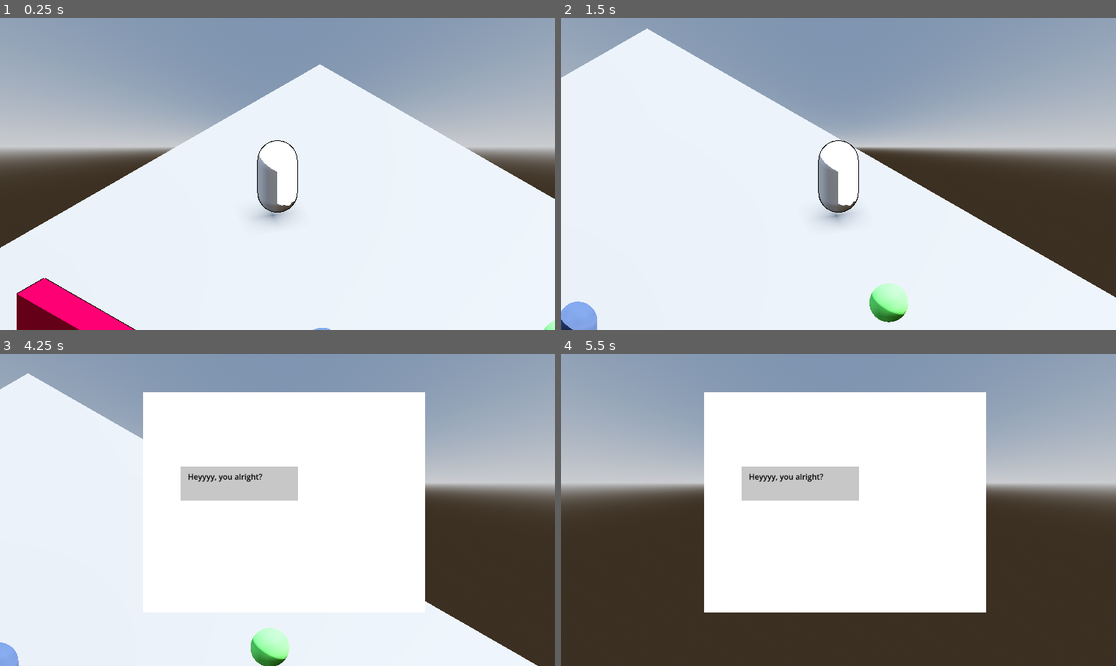
Above: before the commit, frames 1-4 (two rows, left to right).
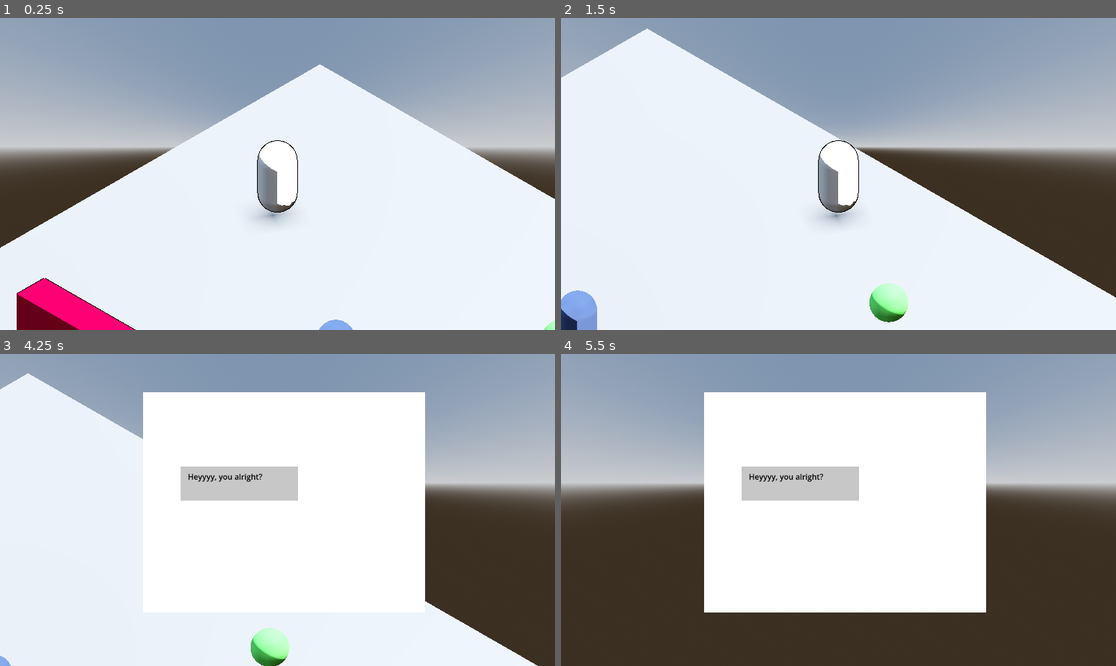
Above: after the commit, the same moments.

Repository: yashGhela/textmeback
Game: Godot game, scene res://levels/devlab.tscn
The game is run twice, just before and just after one commit, with the same random seed, the same clock (stepped at 60 frames per second) and the same inputs. The project has no main scene, so this scene is started directly.
Inputs:
- Up to frame 1 (0.25 s): no input
- Up to frame 2 (1.5 s): tap Enter (ui_accept) at 0.5, 0.77 s; hold D (right) 0.53-1.28 s; hold E (interact) 0.53-1.28 s; hold S (back) from 1.28 s (still down); tap E (interact) at 1.35 s
- Up to frame 3 (4.25 s): tap Enter (ui_accept) at 1.52, 3.02, 3.77 s; release S (back) at 2.03 s; hold D (right) 2.03-2.78 s; hold E (interact) 2.03-2.78 s; hold W (forward) 2.78-3.53 s; tap E (interact) at 2.85 s; hold A (left) from 3.53 s (still down); hold E (interact) from 3.53 s (still down)
- Up to frame 4 (5.5 s): release E (interact) at 4.28 s; tap E (interact) at 4.35 s; tap Enter (ui_accept) at 4.52 s; release A (left) at 5.03 s; hold S (back) from 5.03 s (still down); hold E (interact) from 5.03 s (still down)

The runs differ from the first frame. In frame 1, 0.1% of the frame differs, in the area x 56-64%, y 96-100%; in frame 2, 0.3%, in the area x 0-7%, y 87-100%; in frame 3, 0.2%; in frame 4, nothing differs.

Commit message:
shii man chase still works jsut need to adapt this now for return to path

Diff:
--- a/game-elements/boss.tscn
+++ b/game-elements/boss.tscn
@@ -42,7 +42,7 @@
 
 [node name="StateMachine" type="Node" parent="." unique_id=1883649453 node_paths=PackedStringArray("initial_state")]
 script = ExtResource("5_6khgh")
-initial_state = NodePath("FollowPath")
+initial_state = NodePath("Chase")
 
 [node name="FollowPath" type="Node" parent="StateMachine" unique_id=709931413 node_paths=PackedStringArray("boss")]
 script = ExtResource("7_gwceh")
@@ -84,7 +84,7 @@
 [node name="CollisionShape3D" type="CollisionShape3D" parent="closezone" unique_id=2041151364]
 shape = SubResource("SphereShape3D_bjyle")
 
-[node name="NavigationAgent3D" type="NavigationAgent3D" parent="." unique_id=1183077532]
+[node name="NavigationAgent3D" type="NavigationAgent3D" parent="." unique_id=1183077532 groups=["Boss"]]
 
 [connection signal="area_entered" from="seekzone" to="." method="_on_seekzone_area_entered"]
 [connection signal="area_exited" from="seekzone" to="." method="_on_seekzone_area_exited"]
--- a/levels/devlab.tscn
+++ b/levels/devlab.tscn
@@ -1,6 +1,7 @@
 [gd_scene format=3 uid="uid://p7jh47ljc7oj"]
 
 [ext_resource type="PackedScene" uid="uid://cqmr6h5f2qftu" path="res://game-elements/player.tscn" id="1_hnn2g"]
+[ext_resource type="Script" uid="uid://cn3dg60cx8khu" path="res://scripts/world.gd" id="1_xu15f"]
 [ext_resource type="PackedScene" uid="uid://df1ey8l4lmwag" path="res://game-elements/barrier.tscn" id="2_3xhu2"]
 [ext_resource type="PackedScene" uid="uid://cj8rg2108d8iu" path="res://game-elements/wifi_point.tscn" id="3_r31pu"]
 [ext_resource type="PackedScene" uid="uid://c6f3jondvu7h8" path="res://game-elements/textspopup.tscn" id="4_w7w6m"]
@@ -38,6 +39,7 @@
 points = PackedVector3Array(10.158731, 0.61111104, 10.154754, -10.158731, -0.65873015, -10.154754, -10.158731, -0.65873 …(192 unchanged characters)…
 
 [node name="devlab" type="Node3D" unique_id=1026591460]
+script = ExtResource("1_xu15f")
 
 [node name="DirectionalLight3D" type="DirectionalLight3D" parent="." unique_id=2006678492]
 transform = Transform3D(-0.8660254, -0.43301278, 0.25, 0, 0.49999997, 0.86602545, -0.50000006, 0.75, -0.43301266, 0, 0, 0)
@@ -67,7 +69,7 @@
 transform = Transform3D(0.9999982, 0, 0, 0, 0.99999917, 0, 0, 0, 0.9999984, 0, 0, 0)
 rotation_mode = 0
 
-[node name="Boss" parent="Path3D/PathFollow3D" unique_id=150727419 node_paths=PackedStringArray("pathFollow", "path", "pathStart") instance=ExtResource("5_eqxup")]
+[node name="Boss" parent="Path3D/PathFollow3D" unique_id=150727419 node_paths=PackedStringArray("pathFollow", "path", "pathStart") groups=["Boss"] instance=ExtResource("5_eqxup")]
 pathFollow = NodePath("..")
 path = NodePath("../..")
 pathStart = NodePath("../../PathStart")
--- a/project.godot
+++ b/project.godot
@@ -21,6 +21,7 @@
 [global_group]
 
 Player=""
+Boss=""
 
 [input]
 
--- a/scripts/boss.gd
+++ b/scripts/boss.gd
@@ -12,6 +12,9 @@
 
 @onready var scan: Node = $StateMachine/Scan
 
+
+func update_target_location(target_location):
+	nav_agent.target_position=target_location
 
 func _ready() -> void:
 	Signalbus.connect("shakeShelf",Callable(self,"on_shake_shelf"))
--- a/scripts/chase.gd
+++ b/scripts/chase.gd
@@ -18,22 +18,20 @@
 		print("Player found")
 
 
-func update_target_location(target_location):
-	boss.nav_agent.set_target_location(target_location)
 
 
 func physics_update(_delta:float):
-
+	if player == null:
+		Transitioned.emit(self, "Scan")
+		return
 
 	print("chasing")
 
 	var current_location = boss.global_transform.origin
-	var next_location = boss.nav_agent.get_next_location()
+	var next_location = boss.nav_agent.get_next_path_position()
 	var new_velocity = (next_location-current_location).normalized() * move_speed
 	boss.velocity= new_velocity
-	if player == null:
-		Transitioned.emit(self, "Scan")
-		return
+
 	var distance = boss.global_position.distance_to(player.global_position)
 
 	if distance > 4.0:
--- /dev/null
+++ b/scripts/world.gd
@@ -0,0 +1,6 @@
+extends Node3D
+
+@onready var player:CharacterBody3D = get_tree().get_first_node_in_group("Player")
+
+func _physics_process(delta: float) -> void:
+	get_tree().call_group("Boss", "update_target_location",player.global_transform.origin)
Not shown, added: scripts/world.gd.uid
